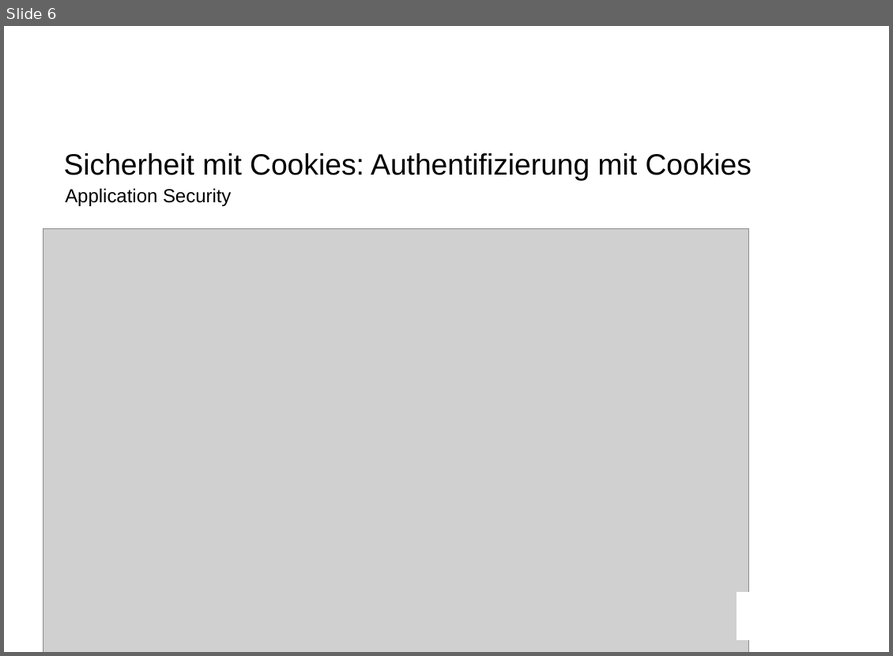
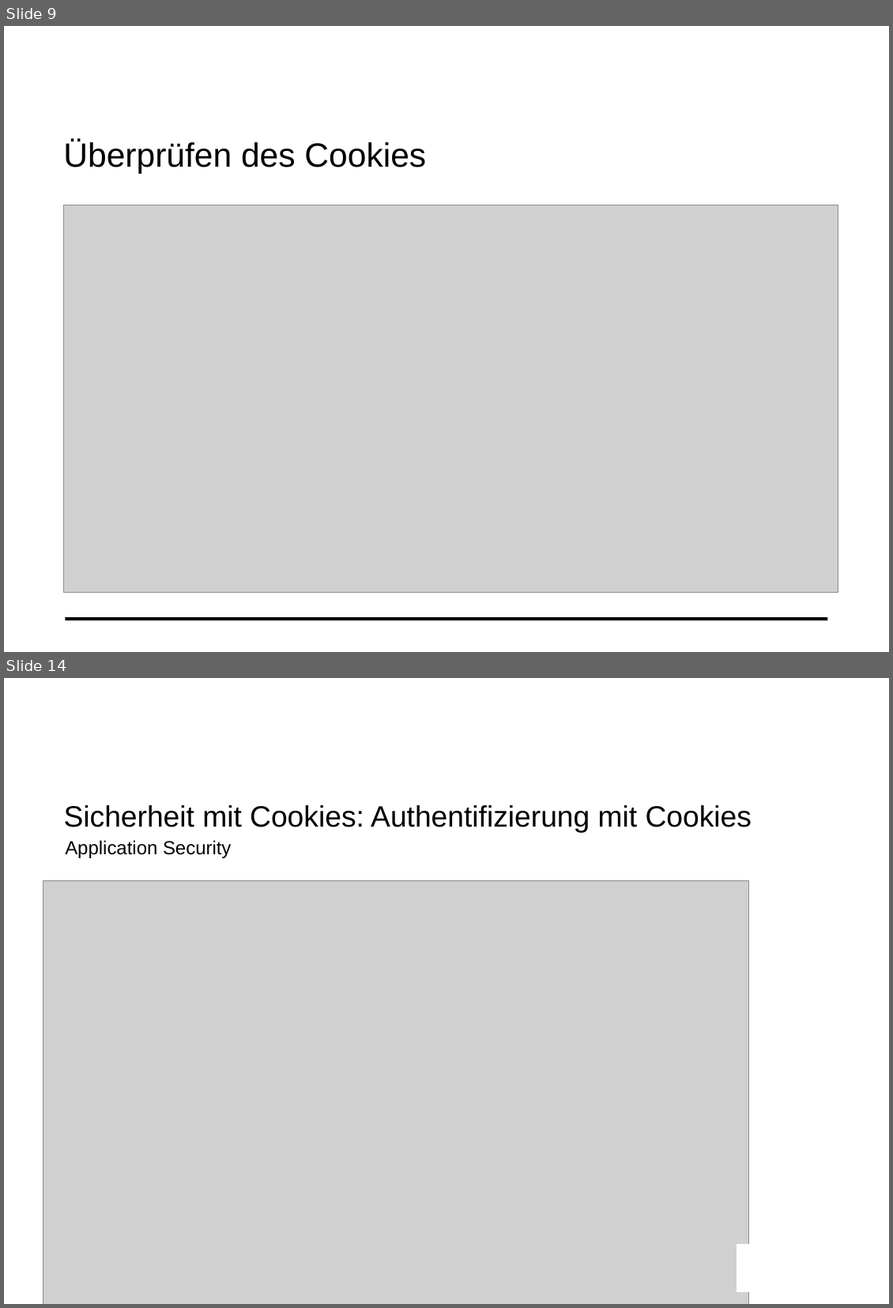
Before and after one commit to mat1/apsicookie, a slide deck: documentation/Cookie.odp. Shown one above the other, each under a label of ours: slide 6 before the commit, slides 9 and 14 after it; the slides between them are not shown. The pictures are 893x656 and 893x1308 pixels, drawn with LibreOffice and Linux fonts; fonts in the diff are those of the drawing; grey boxes stand for pictures; background and template pictures are left out. Boxes give left, top, right and bottom in pixels: in the first picture for what was removed or moved away, otherwise in the second. Text is boxed around its words. In the diff, an @@ line names an element or a change of style, - is before the commit and + after.

```diff
--- a/documentation/Cookie.odp
+++ b/documentation/Cookie.odp
@@ slide 9 added at (x1=4, y1=26, x2=889, y2=652), background #FFFFFF; not listed: 1 template element that a slide beside it also shows @@
@@ text added at (x1=63, y1=140, x2=426, y2=174), 32 pt, text #000000 @@
+Überprüfen des Cookies
@@ picture added at (x1=64, y1=205, x2=839, y2=592) @@
@@ what was slide 6 is now slide 14 @@
```
Also in this commit, not shown: 2 slides changed, 7 other slides added, 1 other file.
